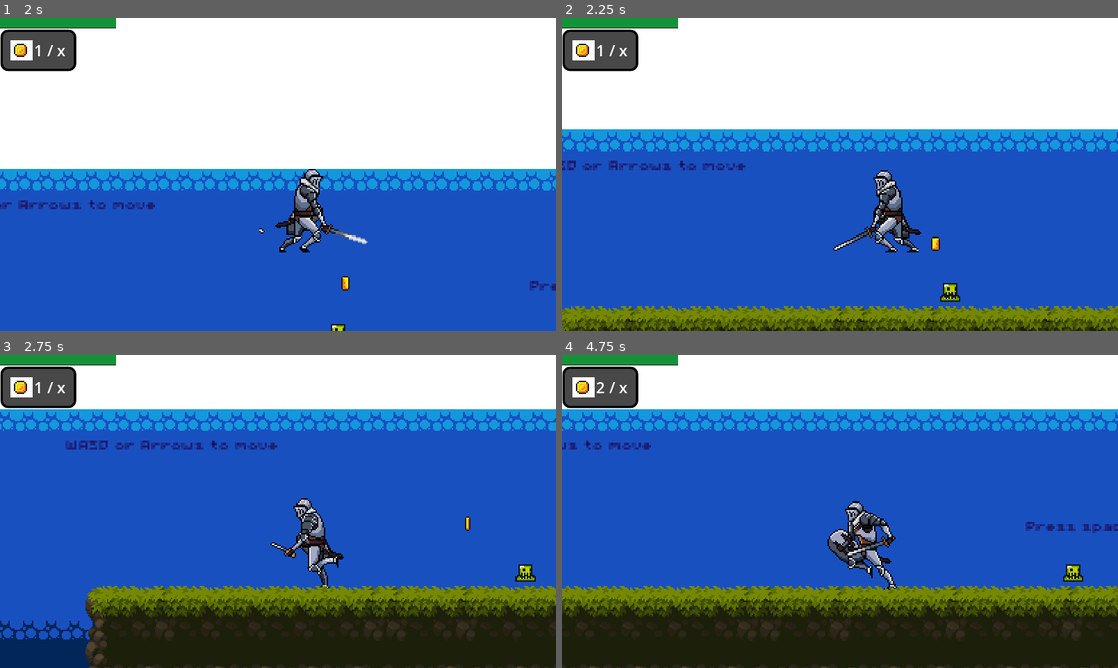
Above: before the commit, frames 1-4 (two rows, left to right).
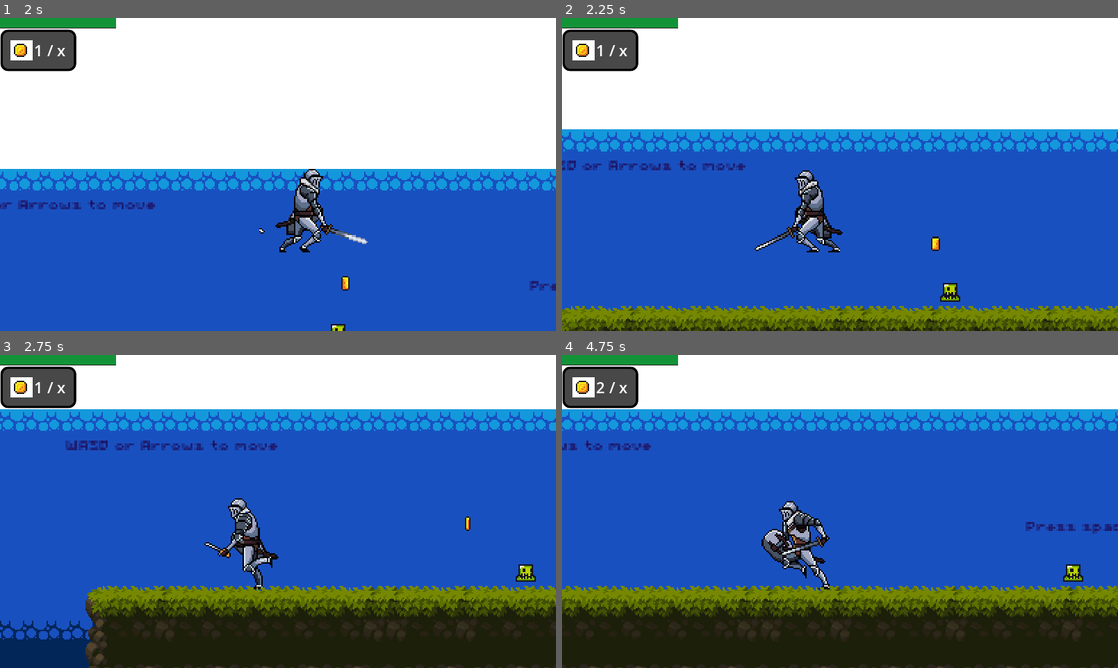
Above: after the commit, the same moments.

Repository: Leonardo-Ma/LearningGodot
Game: Godot game, scene res://scenes/level.tscn
Two runs of this game, one before a commit and one after it. Both use one fixed random seed, a clock stepped at 60 frames per second and the inputs below.
Inputs:
- Up to frame 1 (2 s): tap Space (jump) at 0.5, 0.77, 0.8, 1.07, 1.25, 1.35, 1.52, 1.82 s; hold D (right) from 0.53 s (still down); tap Z (attack) at 0.6, 1.55 s
- Up to frame 2 (2.25 s): tap Space (jump) at 2 s; release D (right) at 2.03 s; hold A (left) from 2.03 s (still down); tap Z (attack) at 2.1 s
- Up to frame 3 (2.75 s): keep holding A (left); tap Space (jump) at 2.3 s
- Up to frame 4 (4.75 s): tap Space (jump) at 2.75, 3.02, 3.32, 3.5, 3.6, 3.77, 4.07, 4.25, 4.52 s; release A (left) at 2.78 s; hold D (right) 2.78-4.28 s; tap Z (attack) at 2.85, 4.35 s; hold A (left) from 4.28 s (still down)

Frame 1 is identical in both runs. In frame 2, 2.7% of the frame differs, in the area x 34-65%, y 48-75%; in frame 3, 3.5%; in frame 4, 4.3%, in the area x 0-100%, y 18-100%.

Commit message:
Fix damaged and death animations, die function now called directly on animation player. Improve facing direction code

Diff:
--- a/scenes/player.tscn
+++ b/scenes/player.tscn
@@ -173,6 +173,20 @@
 "transitions": PackedFloat32Array(1, 1, 1, 1, 1),
 "update": 1,
 "values": [0, 1, 2, 3, 4]
+}
+tracks/3/type = "method"
+tracks/3/imported = false
+tracks/3/enabled = true
+tracks/3/path = NodePath(".")
+tracks/3/interp = 1
+tracks/3/loop_wrap = true
+tracks/3/keys = {
+"times": PackedFloat32Array(0.5),
+"transitions": PackedFloat32Array(1),
+"values": [{
+"args": [],
+"method": &"die"
+}]
 }
 
 [sub_resource type="Animation" id="Animation_que8x"]
@@ -355,6 +369,9 @@
 [sub_resource type="AnimationNodeAnimation" id="AnimationNodeAnimation_3vy5w"]
 animation = &"damaged"
 
+[sub_resource type="AnimationNodeAnimation" id="AnimationNodeAnimation_8124e"]
+animation = &"death"
+
 [sub_resource type="AnimationNodeAnimation" id="AnimationNodeAnimation_31flf"]
 animation = &"fall"
 
@@ -379,6 +396,14 @@
 input_1/auto_advance = false
 input_1/reset = true
 
+[sub_resource type="AnimationNodeTransition" id="AnimationNodeTransition_bnqi8"]
+input_0/name = "dead"
+input_0/auto_advance = false
+input_0/reset = true
+input_1/name = "not_dead"
+input_1/auto_advance = false
+input_1/reset = true
+
 [sub_resource type="AnimationNodeOneShot" id="AnimationNodeOneShot_ij3gp"]
 
 [sub_resource type="AnimationNodeAnimation" id="AnimationNodeAnimation_kv41i"]
@@ -398,11 +423,13 @@
 animation = &"run"
 
 [sub_resource type="AnimationNodeBlendTree" id="AnimationNodeBlendTree_8odqd"]
-graph_offset = Vector2(-485.494, 106.109)
+graph_offset = Vector2(-504.527, 73.2942)
 nodes/attack/node = SubResource("AnimationNodeAnimation_1tyjm")
 nodes/attack/position = Vector2(-320, 220)
 nodes/damaged/node = SubResource("AnimationNodeAnimation_3vy5w")
-nodes/damaged/position = Vector2(80, 400)
+nodes/damaged/position = Vector2(40, 560)
+nodes/death/node = SubResource("AnimationNodeAnimation_8124e")
+nodes/death/position = Vector2(20, 420)
 nodes/falling/node = SubResource("AnimationNodeAnimation_31flf")
 nodes/falling/position = Vector2(-360, 360)
 nodes/ground_attack/node = SubResource("AnimationNodeOneShot_wnfpv")
@@ -413,8 +440,10 @@
 nodes/in_air/position = Vector2(-180, 360)
 nodes/in_air_state/node = SubResource("AnimationNodeTransition_t4kcq")
 nodes/in_air_state/position = Vector2(60, 160)
+nodes/is_alive/node = SubResource("AnimationNodeTransition_bnqi8")
+nodes/is_alive/position = Vector2(200, 440)
 nodes/is_damaged/node = SubResource("AnimationNodeOneShot_ij3gp")
-nodes/is_damaged/position = Vector2(280, 260)
+nodes/is_damaged/position = Vector2(340, 260)
 nodes/jump/node = SubResource("AnimationNodeAnimation_kv41i")
 nodes/jump/position = Vector2(-360, 500)
 nodes/movement/node = SubResource("AnimationNodeTransition_qop35")
@@ -424,7 +453,7 @@
 nodes/output/position = Vector2(500, 260)
 nodes/run/node = SubResource("AnimationNodeAnimation_4g2ir")
 nodes/run/position = Vector2(-720, 160)
-node_connections = [&"ground_attack", 0, &"movement", &"grou …(109 unchanged characters)… k", &"in_air_state", 1, &"in_air", &"is_damaged", 0, &"in_air_state", &"is_damaged", 1, &"damaged", &"movement", 0, &"idle", &"movement", …(79 unchanged characters)…
+node_connections = [&"ground_attack", 0, &"movement", &"grou …(109 unchanged characters)… k", &"in_air_state", 1, &"in_air", &"is_alive", 0, &"death", &"is_alive", 1, &"damaged", &"is_damaged", 0, &"in_air_state", &"is_damaged", 1, &"is_alive", &"movement", 0, &"idle", &"movement", …(79 unchanged characters)…
 
 [node name="Player" type="CharacterBody2D"]
 collision_layer = 2
@@ -468,6 +497,9 @@
 parameters/in_air_state/current_state = "ground"
 parameters/in_air_state/transition_request = ""
 parameters/in_air_state/current_index = 0
+parameters/is_alive/current_state = "not_dead"
+parameters/is_alive/transition_request = ""
+parameters/is_alive/current_index = 1
 parameters/is_damaged/active = false
 parameters/is_damaged/internal_active = false
 parameters/is_damaged/request = 0
--- a/scripts/player.gd
+++ b/scripts/player.gd
@@ -46,22 +46,9 @@
 		velocity.x = move_toward(velocity.x, 0, speed)
 		animation_tree.set("parameters/movement/transition_request", "idle") # Trigger idle animation
 
-	# Update facing direction
-	if direction.x > 0:
-		sprite.flip_h = false
-		$Sprite2D/HitBox/CollisionShape2D.position.x = 49 # Read _BUG_ tag below
-		$CollisionShape2D.position.x = 12 # Read _BUG_ tag below
-	elif direction.x < 0:
-		sprite.flip_h = true
-		$Sprite2D/HitBox/CollisionShape2D.position.x = -3 # Read _BUG_ tag below
-		$CollisionShape2D.position.x = 30 # Read _BUG_ tag below
-
-	# BUG For the future me to fix and use this instead to flip the whole player:
-	# https://www.reddit.com/r/godot/comments/jfbwzm/how_do_i_flip_a_collision_shape_2d_along_with_the/
-	#if direction.x > 0:
-		#scale.x = 1
-	#elif direction.x < 0:
-		#scale.x *= -1
+	## Update facing direction
+	if direction.x != 0:
+		scale.x = scale.y * direction.x
 
 	move_and_slide()
 
@@ -71,14 +58,15 @@
 
 func take_damage(damageAmount):
 	Globals.playerHealth -= damageAmount
+	emit_signal("update_playerhealth", Globals.playerHealth)
+	animation_tree.set("parameters/is_alive/transition_request", "not_dead")
+	if Globals.playerHealth <= 0:
+		animation_tree.set("parameters/is_alive/transition_request", "dead")
 	animation_tree.set("parameters/is_damaged/request", AnimationNodeOneShot.ONE_SHOT_REQUEST_FIRE)
 	# This signal sends the new player health so the UI update itself (healthbar.gd)
-	emit_signal("update_playerhealth", Globals.playerHealth)
-	if Globals.playerHealth <= 0:
-		die()
 
 func die():
-	$AnimationPlayer.play("death") # TODO Place logic in animation tree and use it instead
+
 	# TODO Force finish animation before reloading scene
 	get_tree().call_deferred("reload_current_scene")
 	Globals.resetValues()
Not shown: 1 places in scenes/player.tscn that only renumber resources
